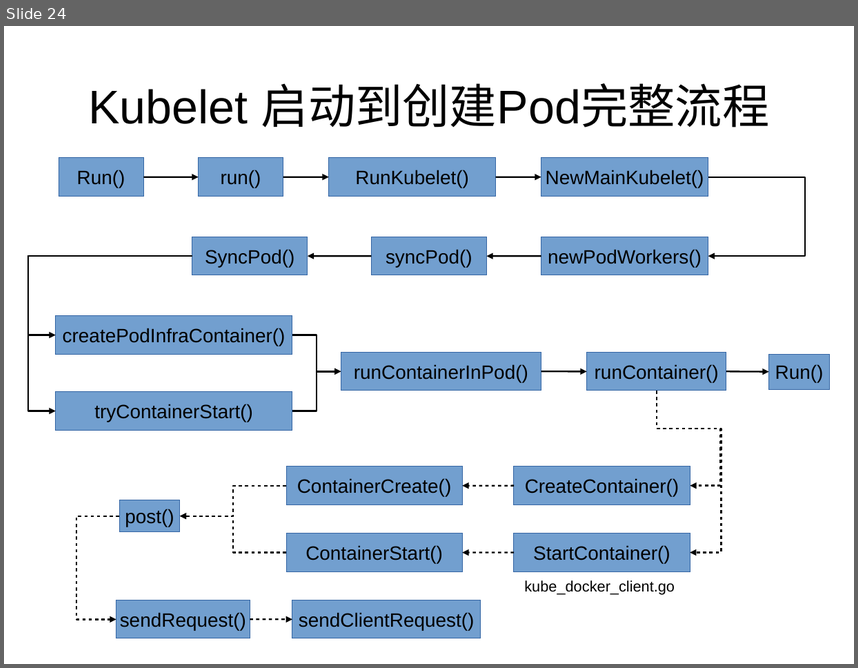
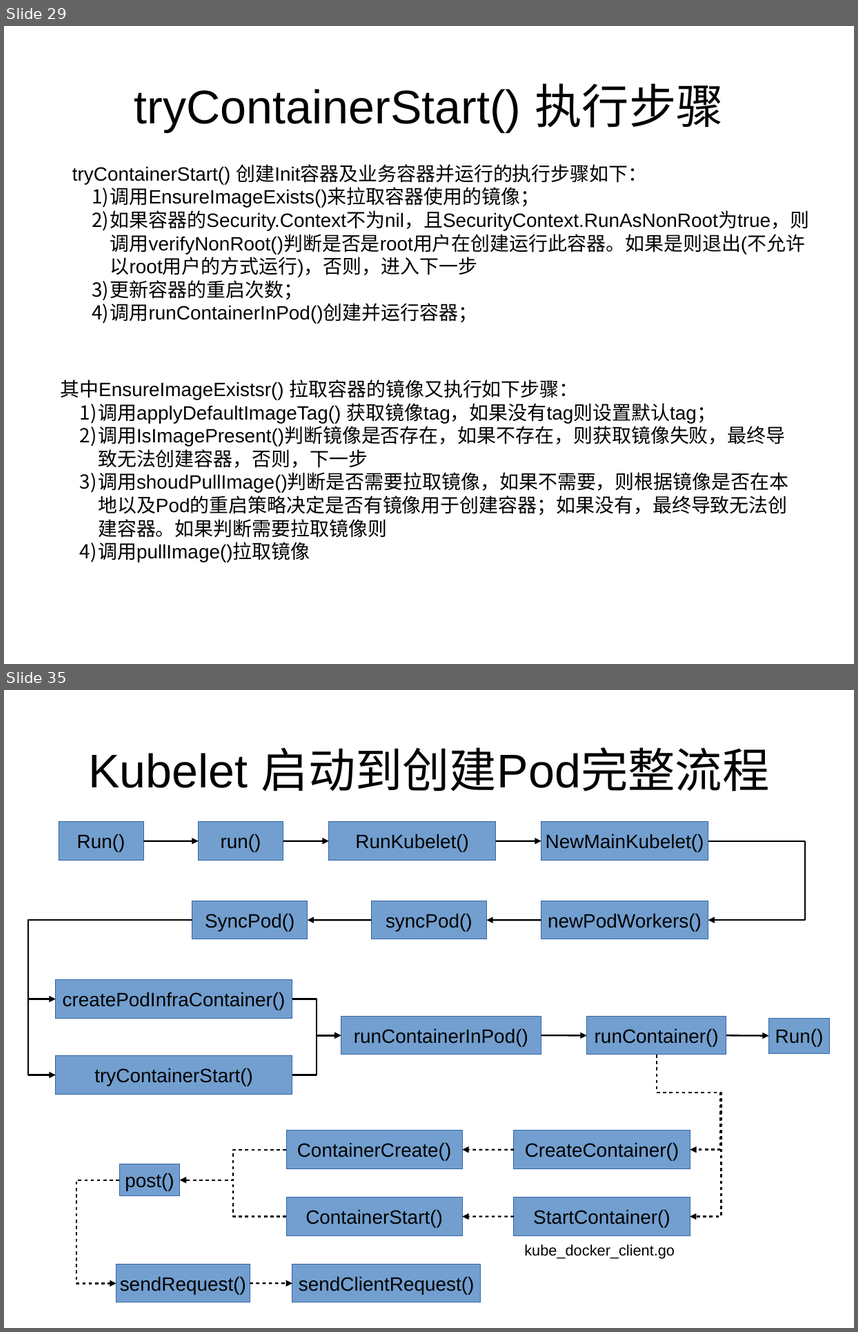
Before and after one commit to loveliuliu/Kubernetes-step-by-step, a slide deck: code_analysis/Kubelet/Kubelet.odp. Shown one above the other, each under a label of ours: slide 24 before the commit, slides 29 and 35 after it; the slides between them are not shown. The pictures are 858x668 and 858x1332 pixels, drawn with LibreOffice and Linux fonts; fonts in the diff are those of the drawing. Boxes give left, top, right and bottom in pixels: in the first picture for what was removed or moved away, otherwise in the second. Text is boxed around its words. In the diff, an @@ line names an element or a change of style, - is before the commit and + after.

Commit message:
增加创建Infra容器和业务容器的代码分析

```diff
--- a/code_analysis/Kubelet/Kubelet.odp
+++ b/code_analysis/Kubelet/Kubelet.odp
@@ slide 29 added at <box>4,26,854,664</box>, background #FFFFFF @@
@@ title added at <box>134,83,724,132</box>, 44 pt, text #000000 @@
+tryContainerStart() 执行步骤
@@ text added at <box>72,164,809,323</box>, 18 pt, text #000000 @@
+tryContainerStart() 创建Init容器及业务容器并运行的执行步骤如下：
+1) 调用EnsureImageExists()来拉取容器使用的镜像；
+2) 如果容器的Security.Context不为nil，且SecurityContext.RunAsNonRoot为true，则调用verifyNonRoot()判断是否是root用户在创建运行此容器。如果是则退出(不允许以root用户的方式运行)，否则，进入下一步
+3) 更新容器的重启次数；
+4) 调用runContainerInPod()创建并运行容器；
@@ text added at <box>60,379,789,562</box>, 18 pt, text #000000 @@
+其中EnsureImageExistsr() 拉取容器的镜像又执行如下步骤：
+1) 调用applyDefaultImageTag() 获取镜像tag，如果没有tag则设置默认tag；
+2) 调用IsImagePresent()判断镜像是否存在，如果不存在，则获取镜像失败，最终导致无法创建容器，否则，下一步
+3) 调用shoudPullImage()判断是否需要拉取镜像，如果不需要，则根据镜像是否在本地以及Pod的重启策略决定是否有镜像用于创建容器；如果没有，最终导致无法创建容器。如果判断需要拉取镜像则
+4) 调用pullImage()拉取镜像
@@ what was slide 24 is now slide 35 @@
```
Also in this commit, not shown: 1 slide changed, 10 other slides added, 2 slides removed.
